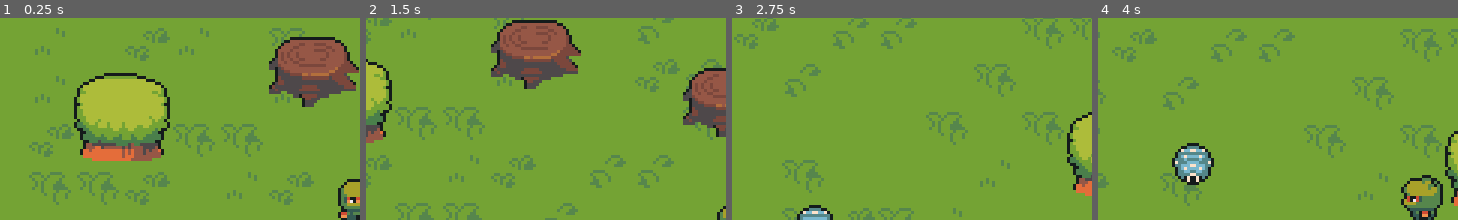
Above: before the commit, frames 1-4 (left to right).
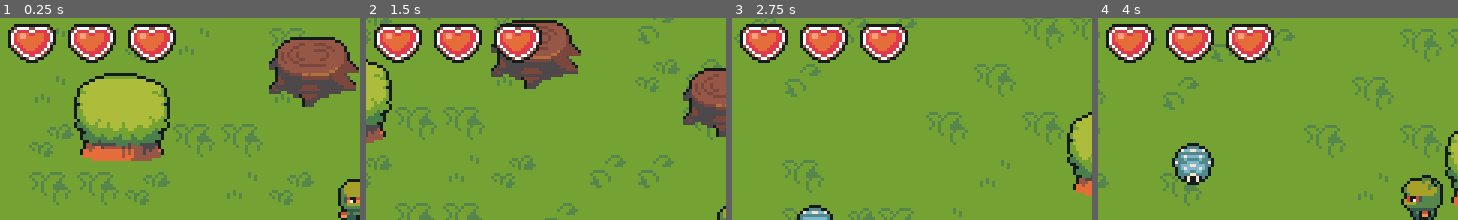
Above: after the commit, the same moments.

Repository: jeisaRaja/godot-arpg-learn
Game: Godot game, scene res://scenes/world.tscn
Same seed, same stepped clock (60 frames per second), same inputs: the game is played once before the commit and once after it.
Inputs:
- Up to frame 1 (0.25 s): no input
- Up to frame 2 (1.5 s): hold Right (ui_right) 0.53-1.28 s; hold Down (ui_down) from 1.28 s (still down)
- Up to frame 3 (2.75 s): release Down (ui_down) at 2.03 s; hold Right (ui_right) from 2.03 s (still down)
- Up to frame 4 (4 s): release Right (ui_right) at 2.78 s; hold Up (ui_up) 2.78-3.53 s; hold Left (ui_left) from 3.53 s (still down)
The pictures show only the part of the screen within x 0-50%, y 0-50%; the shares and areas given below are measured in that part.

The runs differ from the first frame. In frame 1, 6.3% of the frame differs, in the area x 2-49%, y 2-23%; in frame 2, 6.2%; in frame 3, 6.3%; in frame 4, 6.3%.

Commit message:
add player health gui

Diff:
--- /dev/null
+++ b/gui/heart.tscn
@@ -0,0 +1,14 @@
+[gd_scene load_steps=2 format=3 uid="uid://dia2bt6oosi2w"]
+
+[ext_resource type="Texture2D" uid="uid://bm3laa5ek0u4h" path="res://art/heart.png" id="1_k01rr"]
+
+[node name="heartGUI" type="Panel"]
+self_modulate = Color(1, 1, 1, 0)
+offset_right = 16.0
+offset_bottom = 15.0
+
+[node name="Sprite2D" type="Sprite2D" parent="."]
+position = Vector2(8, 8)
+texture = ExtResource("1_k01rr")
+hframes = 5
+frame = 4
--- /dev/null
+++ b/gui/hearts_container.gd
@@ -0,0 +1,14 @@
+extends HBoxContainer
+
+@onready var HeartGUIClass = preload("res://gui/heart.tscn")
+
+func _ready():
+	pass
+
+func _process(delta):
+	pass
+
+func setMaxHearts(max: int):
+	for i in range(max):
+		var heart = HeartGUIClass.instantiate()
+		add_child(heart)
--- /dev/null
+++ b/gui/hearts_container.tscn
@@ -0,0 +1,10 @@
+[gd_scene load_steps=2 format=3 uid="uid://bmumq7m3ah53y"]
+
+[ext_resource type="Script" path="res://gui/hearts_container.gd" id="1_mvdce"]
+
+[node name="heartsContainer" type="HBoxContainer"]
+offset_left = 3.0
+offset_right = 58.0
+offset_bottom = 40.0
+theme_override_constants/separation = 20
+script = ExtResource("1_mvdce")
--- a/player/player.gd
+++ b/player/player.gd
@@ -1,9 +1,10 @@
 extends CharacterBody2D
 
 @export var speed:int
-
 @onready var animation = $AnimationPlayer
 
+var maxHealth: int = 3
+var currHealth: int = maxHealth
 func handleInput():
 	var moveDir = Input.get_vector("ui_left", "ui_right", "ui_up", "ui_down")
 	velocity = moveDir * speed
@@ -32,4 +33,7 @@
 
 func _on_hurt_box_area_entered(area):
 	if area.name == "hitBox":
-		print(area.get_parent().name)
+		currHealth -= 1
+		if currHealth < 0:
+			currHealth = maxHealth
+		print(currHealth)
--- /dev/null
+++ b/scenes/world.gd
@@ -0,0 +1,7 @@
+extends Node2D
+
+func _ready():
+	$CanvasLayer/heartsContainer.setMaxHearts(3)
+
+func _process(delta):
+	pass
--- a/scenes/world.tscn
+++ b/scenes/world.tscn
@@ -1,11 +1,13 @@
-[gd_scene load_steps=11 format=3 uid="uid://cs5xksoaugbo8"]
+[gd_scene load_steps=13 format=3 uid="uid://cs5xksoaugbo8"]
 
+[ext_resource type="Script" path="res://scenes/world.gd" id="1_fxkp4"]
 [ext_resource type="PackedScene" uid="uid://hlelf3a6byfr" path="res://player/player.tscn" id="1_vydqe"]
 [ext_resource type="Texture2D" uid="uid://b0aic2k17fw1d" path="res://art/TilesetNature.png" id="2_7ps1l"]
 [ext_resource type="Texture2D" uid="uid://co2qqklw8uskl" path="res://art/TilesetFloor.png" id="2_72ds7"]
 [ext_resource type="Texture2D" uid="uid://bx1acpx44o3or" path="res://art/TilesetDesert.png" id="3_ua6cn"]
 [ext_resource type="Script" path="res://scenes/followCam.gd" id="4_l8bmm"]
 [ext_resource type="PackedScene" uid="uid://b14mohbi57atu" path="res://lava/lava.tscn" id="6_l5sqk"]
+[ext_resource type="PackedScene" uid="uid://bmumq7m3ah53y" path="res://gui/hearts_container.tscn" id="7_fxodv"]
 
 [sub_resource type="TileSetAtlasSource" id="TileSetAtlasSource_88g20"]
 texture = ExtResource("2_72ds7")
@@ -3791,6 +3793,7 @@
 sources/2 = SubResource("TileSetAtlasSource_3e5kl")
 
 [node name="World" type="Node2D"]
+script = ExtResource("1_fxkp4")
 
 [node name="TileMap" type="TileMap" parent="."]
 y_sort_enabled = true
@@ -3815,3 +3818,7 @@
 [node name="lava" parent="TileMap" instance=ExtResource("6_l5sqk")]
 position = Vector2(108, 88)
 speed = 20
+
+[node name="CanvasLayer" type="CanvasLayer" parent="."]
+
+[node name="heartsContainer" parent="CanvasLayer" instance=ExtResource("7_fxodv")]
Binary file added: art/heart.png
Not shown, added: art/heart.png.import
